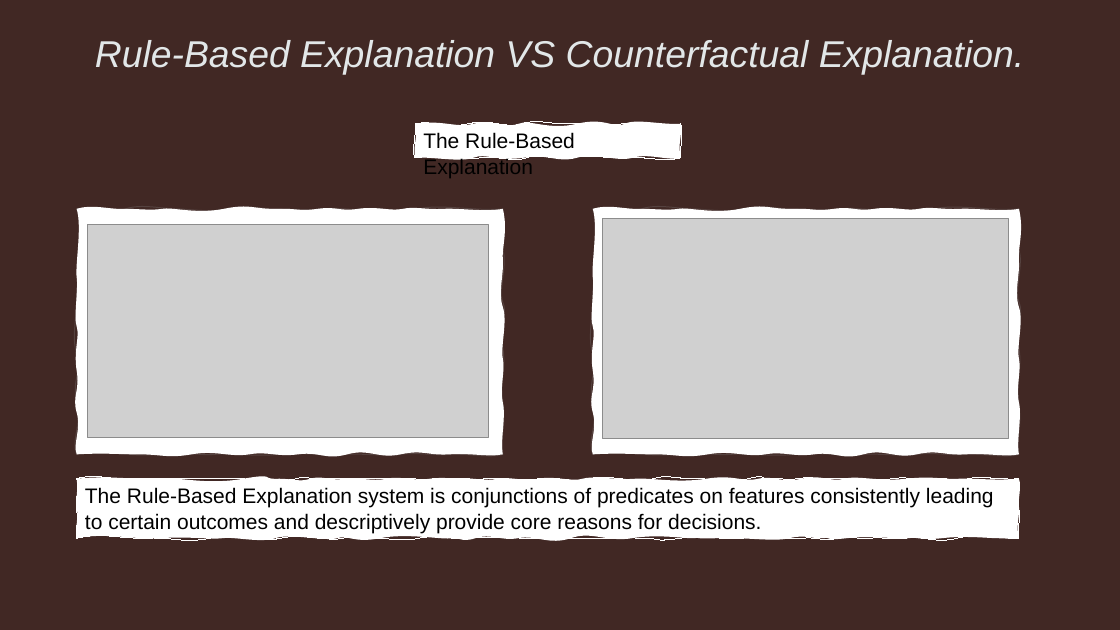
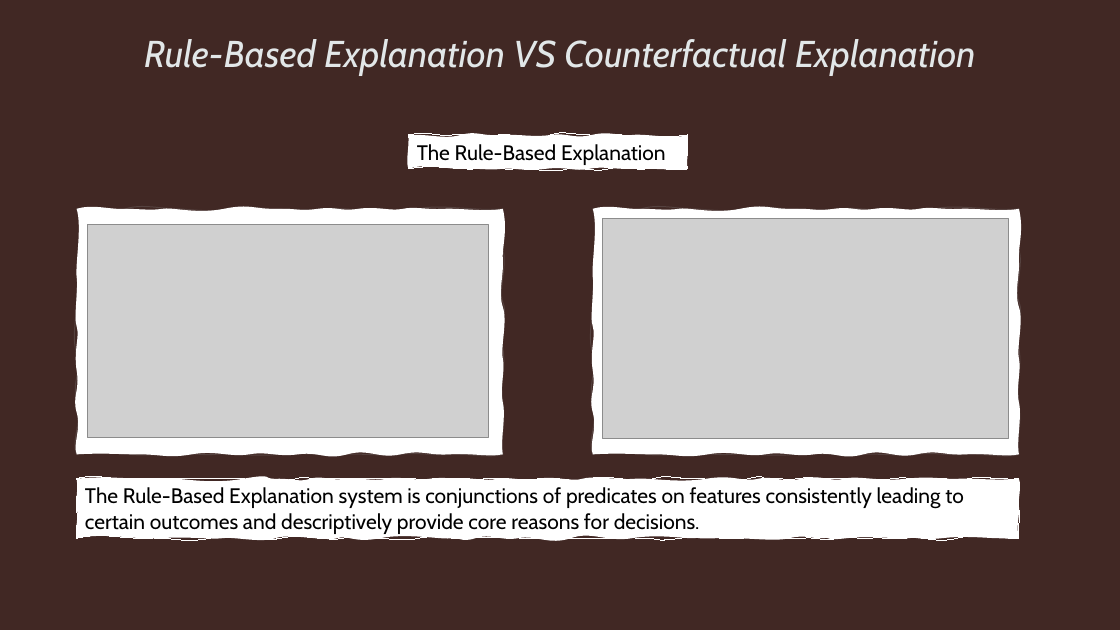
Before and after one commit to IITTeaching/cs520-f23-group-23, a slide deck: slide 10 of main-520-project/CS_520_Paper_Review_Group23.pptx. Drawn at 1120x630 pixels with LibreOffice and Linux fonts; fonts in the diff are those of the drawing; grey boxes stand for pictures. Boxes give left, top, right and bottom in pixels: in the first picture for what was removed or moved away, otherwise in the second. Text is boxed around its words. In the diff, an @@ line names an element or a change of style, - is before the commit and + after.

```diff
--- a/main-520-project/CS_520_Paper_Review_Group23.pptx
+++ b/main-520-project/CS_520_Paper_Review_Group23.pptx
@@ title at (x1=144, y1=39, x2=976, y2=76): text changed; font Arial to Cabin @@
-Rule-Based Explanation VS Counterfactual Explanation.
+Rule-Based Explanation VS Counterfactual Explanation
@@ freeform shape "The Rule-Based Explanation" at (x1=408, y1=135, x2=687, y2=169): font Arial to Cabin @@
@@ freeform shape "The Rule-Based Explanation" resized from (x1=415, y1=124, x2=681, y2=157) to (x1=408, y1=135, x2=687, y2=169) @@
@@ freeform shape "The Rule-Based Explanation system is ..." at (x1=76, y1=479, x2=1019, y2=539): font Arial to Cabin @@
```
Also in this commit, not shown: 18 other slides changed, 8 slides added, 2 other files.
